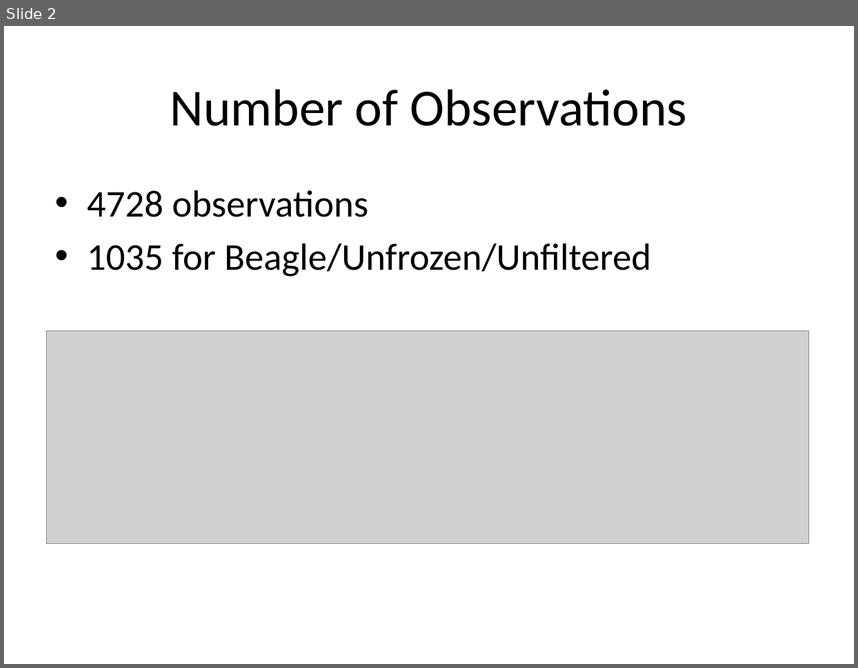
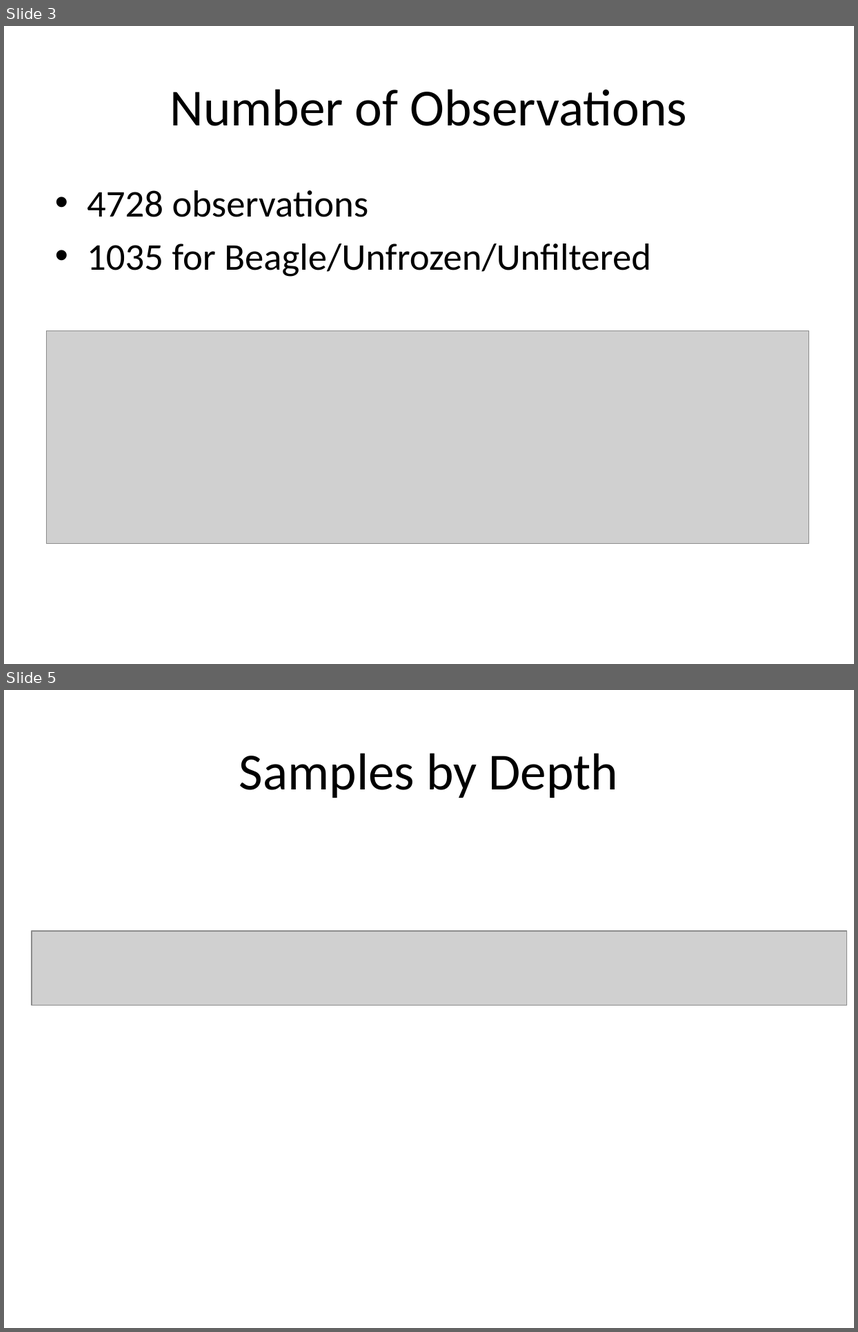
Before and after one commit to willbmisled/Reg1Cyano, a slide deck: Data2014/Analysis20150115.pptx. Shown one above the other, each under a label of ours: slide 2 before the commit, slides 3 and 5 after it; the slides between them are not shown. The pictures are 858x668 and 858x1332 pixels, drawn with LibreOffice and Linux fonts; fonts in the diff are those of the drawing; grey boxes stand for pictures. Boxes give left, top, right and bottom in pixels: in the first picture for what was removed or moved away, otherwise in the second. Text is boxed around its words. In the diff, an @@ line names an element or a change of style, - is before the commit and + after.

```diff
--- a/Data2014/Analysis20150115.pptx
+++ b/Data2014/Analysis20150115.pptx
@@ slide 5 added at (x1=4, y1=690, x2=854, y2=1328), background #FFFFFF @@
@@ title added at (x1=239, y1=753, x2=618, y2=798), 44 pt, text #000000 @@
+Samples by Depth
@@ picture added at (x1=31, y1=931, x2=846, y2=1005) @@
@@ what was slide 2 is now slide 3 @@
```
Also in this commit, not shown: 6 other slides added, 2 other files.
